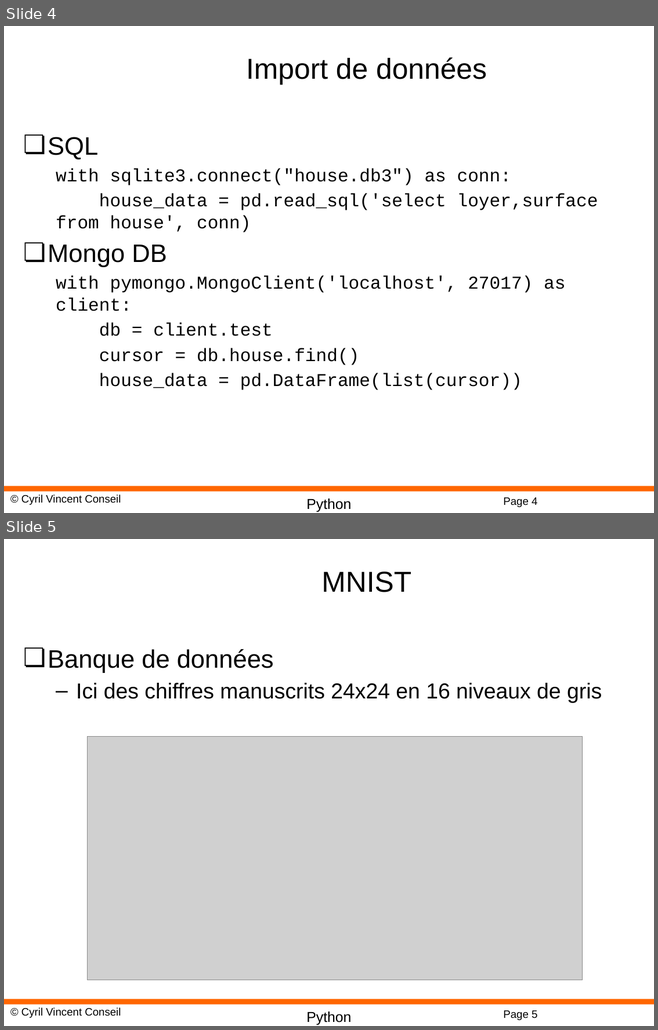
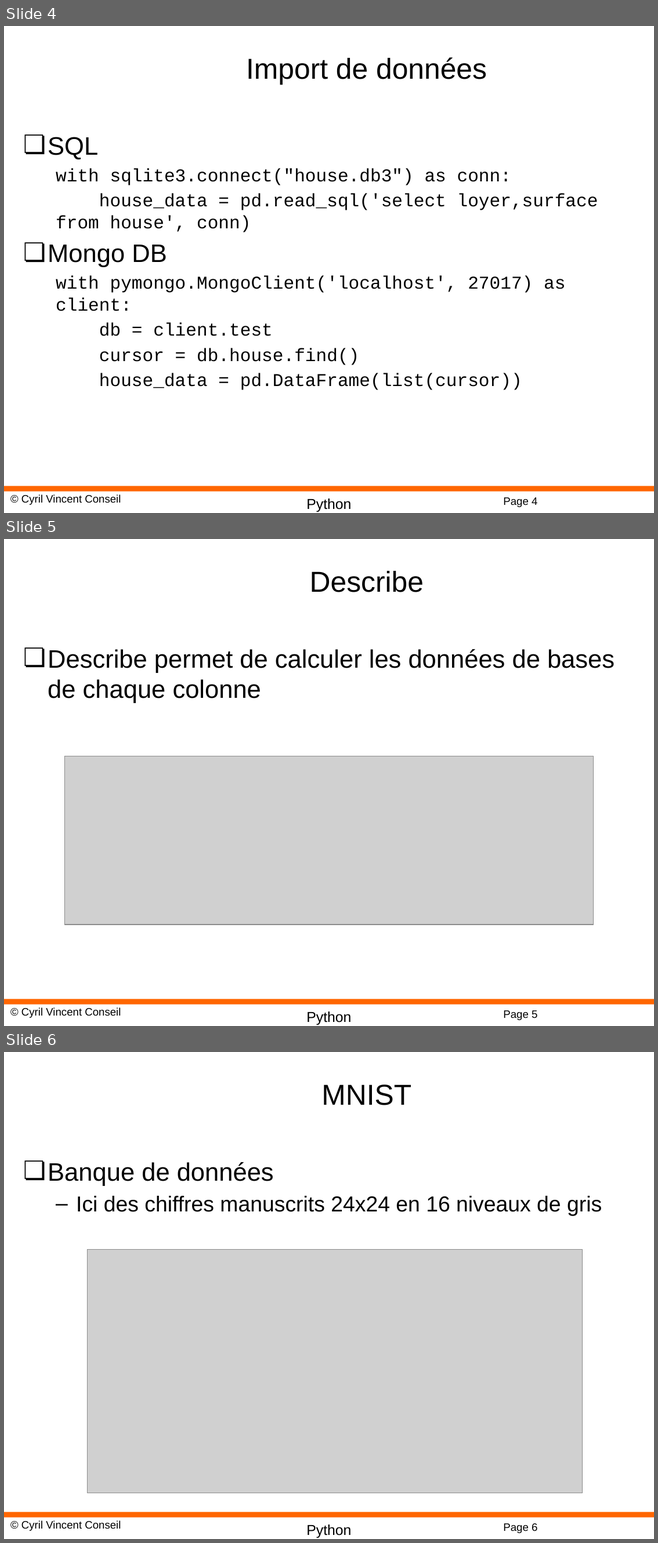
Before and after one commit to cyrilvincent/DL, a slide deck: PPT/DeepLearning04-Pandas.pptx. Shown one above the other, each under a label of ours: slides 4 and 5 before the commit, slides 4, 5 and 6 after it. The pictures are 658x1030 and 658x1543 pixels, drawn with LibreOffice and Linux fonts; fonts in the diff are those of the drawing; grey boxes stand for pictures; background and template pictures are left out. Boxes give left, top, right and bottom in pixels: in the first picture for what was removed or moved away, otherwise in the second. Text is boxed around its words. In the diff, an @@ line names an element or a change of style, - is before the commit and + after.

```diff
--- a/PPT/DeepLearning04-Pandas.pptx
+++ b/PPT/DeepLearning04-Pandas.pptx
@@ slide 5 added at [4, 539, 654, 1026], background #FFFFFF; not listed: 4 template elements that a slide beside it also shows @@
@@ title added at [310, 571, 423, 592], 32 pt, text #000000 @@
+Describe
@@ text added at [48, 649, 614, 703], 28 pt, text #000000 @@
+❏ Describe permet de calculer les données de bases de chaque colonne
@@ picture added at [64, 756, 593, 924] @@
@@ what was slide 5 is now slide 6 @@
@@ page number at [503, 1524, 537, 1533]: text changed @@
-Page 5
+Page 6
```
Also in this commit, not shown: 4 other files.
